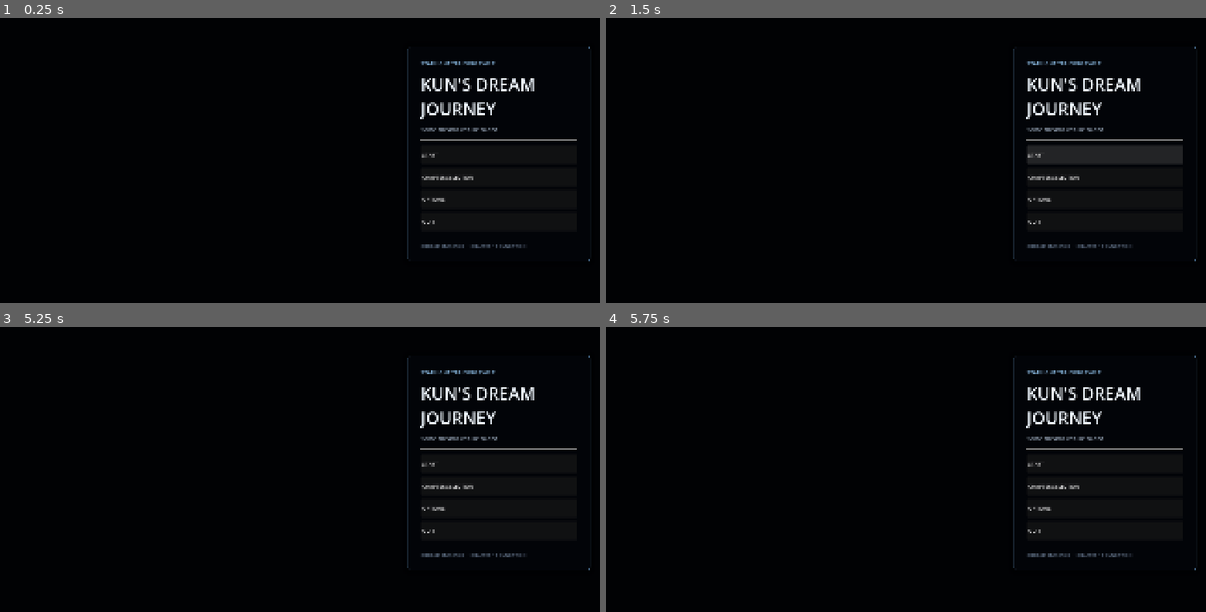
Above: before the commit, frames 1-4 (two rows, left to right).
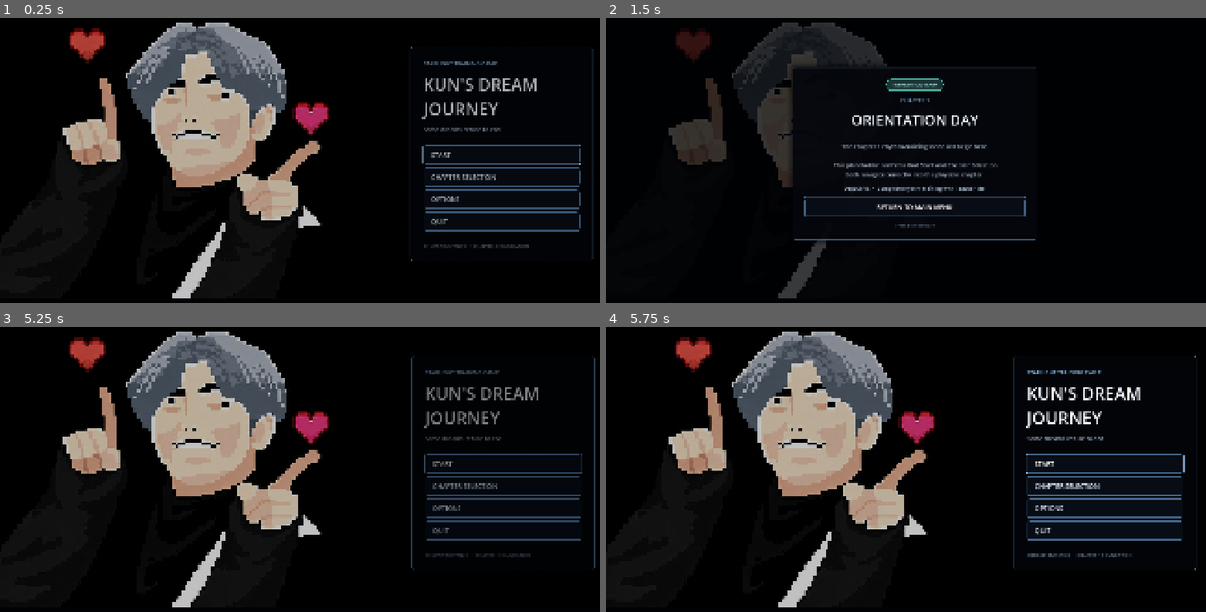
Above: after the commit, the same moments.

Repository: Vickykiu/Kun-s-Dream-Journey
Game: Godot game, scene res://Kiu Chun Woon/scenes/main_menu.tscn
The game is run twice, just before and just after one commit, with the same random seed, the same clock (stepped at 60 frames per second) and the same inputs. Before the commit the project has no main scene; this scene is started directly in both runs.
Inputs (mouse positions are in pixels of both pictures, inside the frame that each line leads up to):
- Up to frame 1 (0.25 s): no input
- Up to frame 2 (1.5 s): click "START" at 0.5 s; click (1104, 154) at 1.25 s, where only the run before the commit has a clickable "START"
- Up to frame 3 (5.25 s): click (498, 486) at 2 s, where only the run before the commit has a clickable "CHAPTER SELECTION"; click (498, 486) at 2.75 s, where only the run before the commit has a clickable "CHAPTER SELECTION"; click (498, 463) at 3.5 s, where only the run before the commit has a clickable "START"; click (498, 486) at 4.25 s, where only the run before the commit has a clickable "CHAPTER SELECTION"; click (306, 515) at 5 s, where only the run after the commit has a clickable "RETURN TO MAIN MENU"
- Up to frame 4 (5.75 s): no input

The runs differ from the first frame. In frame 1, 20% of the frame differs, in the area x 10-99%, y 1-99%; in frame 2, 13%; in frame 3, 20%, in the area x 10-100%, y 1-99%; in frame 4, 18%.

Commit message:
Fix file problem

Diff:
--- a/Kiu Chun Woon/scenes/chapter_1_placeholder.tscn
+++ b/Kiu Chun Woon/scenes/chapter_1_placeholder.tscn
@@ -1,8 +1,8 @@
 [gd_scene load_steps=5 format=3]
 
-[ext_resource type="Script" path="res://scripts/chapter_1_placeholder.gd" id="1_script"]
-[ext_resource type="Texture2D" path="res://assets/images/kunkun_menu_background.png" id="2_background"]
-[ext_resource type="Theme" path="res://assets/themes/dream_theme.tres" id="3_theme"]
+[ext_resource type="Script" path="res://Kiu Chun Woon/scripts/chapter_1_placeholder.gd" id="1_script"]
+[ext_resource type="Texture2D" path="res://Kiu Chun Woon/assets/images/kunkun_menu_background.png" id="2_background"]
+[ext_resource type="Theme" path="res://Kiu Chun Woon/assets/themes/dream_theme.tres" id="3_theme"]
 
 [sub_resource type="StyleBoxFlat" id="StyleStatus"]
 content_margin_left = 18.0
--- a/Kiu Chun Woon/scenes/chapter_selection.tscn
+++ b/Kiu Chun Woon/scenes/chapter_selection.tscn
@@ -1,8 +1,8 @@
 [gd_scene load_steps=4 format=3]
 
-[ext_resource type="Script" path="res://scripts/chapter_selection.gd" id="1_script"]
-[ext_resource type="Texture2D" path="res://assets/images/kunkun_menu_background.png" id="2_background"]
-[ext_resource type="Theme" path="res://assets/themes/dream_theme.tres" id="3_theme"]
+[ext_resource type="Script" path="res://Kiu Chun Woon/scripts/chapter_selection.gd" id="1_script"]
+[ext_resource type="Texture2D" path="res://Kiu Chun Woon/assets/images/kunkun_menu_background.png" id="2_background"]
+[ext_resource type="Theme" path="res://Kiu Chun Woon/assets/themes/dream_theme.tres" id="3_theme"]
 
 [node name="ChapterSelection" type="Control"]
 layout_mode = 3
--- a/Kiu Chun Woon/scenes/main_menu.tscn
+++ b/Kiu Chun Woon/scenes/main_menu.tscn
@@ -1,8 +1,8 @@
 [gd_scene load_steps=5 format=3]
 
-[ext_resource type="Script" path="res://scripts/main_menu.gd" id="1_script"]
-[ext_resource type="Texture2D" path="res://assets/images/kunkun_menu_background.png" id="2_background"]
-[ext_resource type="Theme" path="res://assets/themes/dream_theme.tres" id="3_theme"]
+[ext_resource type="Script" path="res://Kiu Chun Woon/scripts/main_menu.gd" id="1_script"]
+[ext_resource type="Texture2D" path="res://Kiu Chun Woon/assets/images/kunkun_menu_background.png" id="2_background"]
+[ext_resource type="Theme" path="res://Kiu Chun Woon/assets/themes/dream_theme.tres" id="3_theme"]
 
 [sub_resource type="StyleBoxFlat" id="StyleMenuCard"]
 content_margin_left = 42.0
--- a/Kiu Chun Woon/scenes/options_menu.tscn
+++ b/Kiu Chun Woon/scenes/options_menu.tscn
@@ -1,8 +1,8 @@
 [gd_scene load_steps=5 format=3]
 
-[ext_resource type="Script" path="res://scripts/options_menu.gd" id="1_script"]
-[ext_resource type="Texture2D" path="res://assets/images/kunkun_menu_background.png" id="2_background"]
-[ext_resource type="Theme" path="res://assets/themes/dream_theme.tres" id="3_theme"]
+[ext_resource type="Script" path="res://Kiu Chun Woon/scripts/options_menu.gd" id="1_script"]
+[ext_resource type="Texture2D" path="res://Kiu Chun Woon/assets/images/kunkun_menu_background.png" id="2_background"]
+[ext_resource type="Theme" path="res://Kiu Chun Woon/assets/themes/dream_theme.tres" id="3_theme"]
 
 [sub_resource type="StyleBoxFlat" id="StyleValueBadge"]
 content_margin_left = 10.0
--- a/Kiu Chun Woon/scripts/chapter_1_placeholder.gd
+++ b/Kiu Chun Woon/scripts/chapter_1_placeholder.gd
@@ -3,7 +3,7 @@
 ## Temporary Chapter 1 hand-off scene.
 ## Replace this scene with the rhythm-training level when Chapter 1 is implemented.
 
-const MAIN_MENU_SCENE := "res://scenes/main_menu.tscn"
+const MAIN_MENU_SCENE := "res://Kiu Chun Woon/scenes/main_menu.tscn"
 
 
 func _ready() -> void:
--- a/Kiu Chun Woon/scripts/chapter_selection.gd
+++ b/Kiu Chun Woon/scripts/chapter_selection.gd
@@ -2,8 +2,8 @@
 
 ## Chapter-select foundation. Chapters 2-4 are deliberately locked placeholders.
 
-const MAIN_MENU_SCENE := "res://scenes/main_menu.tscn"
-const CHAPTER_ONE_SCENE := "res://scenes/chapter_1_placeholder.tscn"
+const MAIN_MENU_SCENE := "res://Kiu Chun Woon/scenes/main_menu.tscn"
+const CHAPTER_ONE_SCENE := "res://Kiu Chun Woon/scenes/chapter_1_placeholder.tscn"
 
 
 func _ready() -> void:
--- a/Kiu Chun Woon/scripts/main_menu.gd
+++ b/Kiu Chun Woon/scripts/main_menu.gd
@@ -2,9 +2,9 @@
 
 ## Main-menu navigation for Kiu Chun Woon's Chapter 1 foundation.
 
-const CHAPTER_ONE_SCENE := "res://scenes/chapter_1_placeholder.tscn"
-const CHAPTER_SELECTION_SCENE := "res://scenes/chapter_selection.tscn"
-const OPTIONS_SCENE := "res://scenes/options_menu.tscn"
+const CHAPTER_ONE_SCENE := "res://Kiu Chun Woon/scenes/chapter_1_placeholder.tscn"
+const CHAPTER_SELECTION_SCENE := "res://Kiu Chun Woon/scenes/chapter_selection.tscn"
+const OPTIONS_SCENE := "res://Kiu Chun Woon/scenes/options_menu.tscn"
 
 @onready var menu_card: PanelContainer = %MenuCard
 @onready var start_button: Button = %StartButton
--- a/Kiu Chun Woon/scripts/music_manager.gd
+++ b/Kiu Chun Woon/scripts/music_manager.gd
@@ -3,7 +3,7 @@
 ## Persistent menu-music and volume-settings controller.
 ## It is registered as an AutoLoad, so music continues between menu screens.
 
-const MENU_MUSIC_PATH := "res://assets/audio/menu_theme.mp3"
+const MENU_MUSIC_PATH := "res://Kiu Chun Woon/assets/audio/menu_theme.mp3"
 const SETTINGS_PATH := "user://audio_settings.cfg"
 const DEFAULT_MASTER_VOLUME := 1.0
 const DEFAULT_MUSIC_VOLUME := 0.78
--- a/Kiu Chun Woon/scripts/options_menu.gd
+++ b/Kiu Chun Woon/scripts/options_menu.gd
@@ -2,7 +2,7 @@
 
 ## Options screen for persistent Master and Music bus volume controls.
 
-const MAIN_MENU_SCENE := "res://scenes/main_menu.tscn"
+const MAIN_MENU_SCENE := "res://Kiu Chun Woon/scenes/main_menu.tscn"
 
 @onready var options_card: PanelContainer = %OptionsCard
 @onready var master_slider: HSlider = %MasterSlider
--- a/project.godot
+++ b/project.godot
@@ -11,10 +11,10 @@
 [application]
 
 config/name="Kun's Dream Journey"
-run/main_scene="res://scenes/main_menu.tscn"
+run/main_scene="res://Kiu Chun Woon/scenes/main_menu.tscn"
 config/features=PackedStringArray("4.7", "GL Compatibility")
 boot_splash/bg_color=Color(0.006, 0.009, 0.018, 1)
-boot_splash/image="res://assets/images/kunkun_menu_background.png"
+boot_splash/image="res://Kiu Chun Woon/assets/images/kunkun_menu_background.png"
 
 [audio]
 
@@ -22,7 +22,7 @@
 
 [autoload]
 
-MusicManager="*res://scripts/music_manager.gd"
+MusicManager="*res://Kiu Chun Woon/scripts/music_manager.gd"
 
 [display]
 
